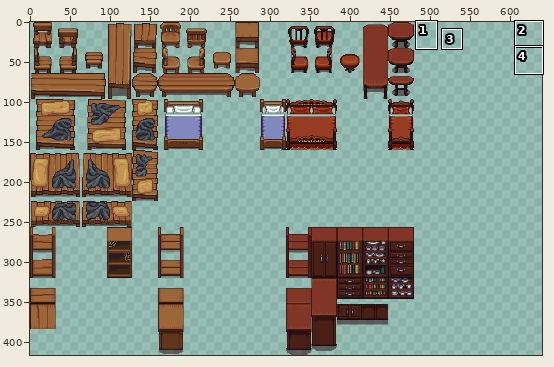
Sprite sheet, stored at GielinorAdventures.Data/Content/World/Terrain/furniture-home.png. Above, an overview of the earlier version with the close-up marked.
Close-up. Before the edit:
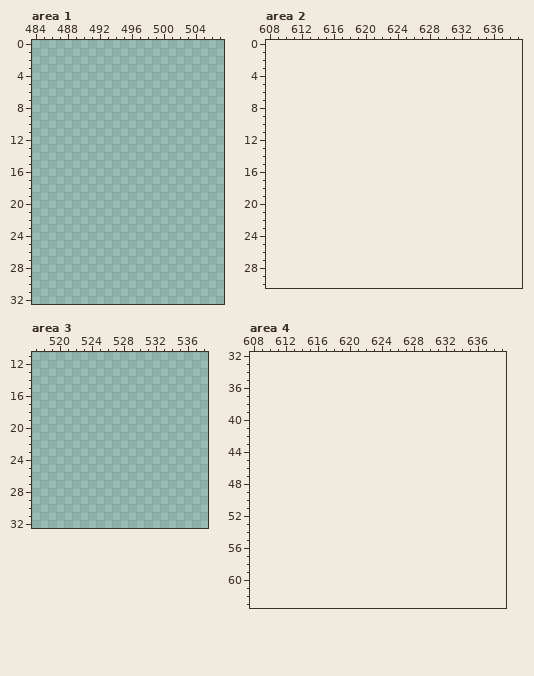
The file is 544x416 pixels. Colours within 5 levels of each other are drawn and written as one. Shown: area 1: x 484..507, y 0..32; area 2: x 608..639, y 0..30; area 3: x 517..538, y 11..32; area 4: x 608..639, y 32..63. The old version is drawn lined up with the new one, on the new canvas. The commit also changed other parts of the picture, which this record leaves out.
After the commit:
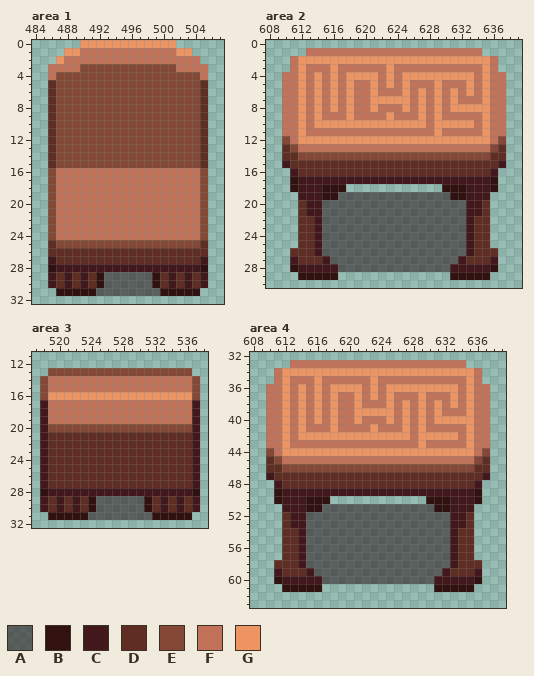
Palette (. is transparent): A #32212599  B #311210  C #43181c  D #5f2d22  E #854837  F #c27258  G #ee9463
Diff:
canvas 544x416 -> 640x416
--- area 1
@@ x 484..507 @@
- 0 ........................
- 1 ........................
- 2 ........................
- 3 ........................
- 4 ........................
- 5 ........................
- 6 ........................
- 7 ........................
- 8 ........................
- 9 ........................
-10 ........................
-11 ........................
-12 ........................
-13 ........................
-14 ........................
-15 ........................
-16 ........................
-17 ........................
-18 ........................
-19 ........................
-20 ........................
-21 ........................
-22 ........................
-23 ........................
-24 ........................
-25 ........................
-26 ........................
-27 ........................
-28 ........................
-29 ........................
-30 ........................
-31 ........................
+ 0 ......GGGGGGGGGGGG......
+ 1 ....GGFFFFFFFFFFFFGG....
+ 2 ...GFFFFFFFFFFFFFFFFF...
+ 3 ..FFFFEEEEEEEEEEEEFFFF..
+ 4 ..FEEEEEEEEEEEEEEEEEEF..
+ 5 ..DEEEEEEEEEEEEEEEEEED..
+ 6 ..DEEEEEEEEEEEEEEEEEED..
+ 7 ..DEEEEEEEEEEEEEEEEEED..
+ 8 ..DEEEEEEEEEEEEEEEEEED..
+ 9 ..DEEEEEEEEEEEEEEEEEED..
+10 ..DEEEEEEEEEEEEEEEEEED..
+11 ..DEEEEEEEEEEEEEEEEEED..
+12 ..DEEEEEEEEEEEEEEEEEED..
+13 ..DEEEEEEEEEEEEEEEEEED..
+14 ..DEEEEEEEEEEEEEEEEEED..
+15 ..DEEEEEEEEEEEEEEEEEED..
+16 ..EFFFFFFFFFFFFFFFFFFE..
+17 ..EFFFFFFFFFFFFFFFFFFE..
+18 ..EFFFFFFFFFFFFFFFFFFE..
+19 ..EFFFFFFFFFFFFFFFFFFE..
+20 ..EFFFFFFFFFFFFFFFFFFE..
+21 ..EFFFFFFFFFFFFFFFFFFE..
+22 ..EFFFFFFFFFFFFFFFFFFE..
+23 ..EFFFFFFFFFFFFFFFFFFE..
+24 ..EFFFFFFFFFFFFFFFFFFE..
+25 ..DEEEEEEEEEEEEEEEEEED..
+26 ..DDDDDDDDDDDDDDDDDDDD..
+27 ..CDDDDDDDDDDDDDDDDDDC..
+28 ..BCCCCCCCCCCCCCCCCCCB..
+29 ..CDCDCDBAAAAAABDCDCDC..
+30 ..CDCDCDBAAAAAABDCDCDC..
+31 ...BBBBBAAAAAAAABBBBB...
 32 ........................
--- area 2
@@ x 608..639 @@
  0 ................................
- 1 ................................
- 2 ................................
- 3 ................................
- 4 ................................
- 5 ................................
- 6 ................................
- 7 ................................
- 8 ................................
- 9 ................................
-10 ................................
-11 ................................
-12 ................................
-13 ................................
-14 ................................
-15 ................................
-16 ................................
-17 ................................
-18 ................................
-19 ................................
-20 ................................
-21 ................................
-22 ................................
-23 ................................
-24 ................................
-25 ................................
-26 ................................
-27 ................................
-28 ................................
-29 ................................
+ 1 .....FFFFFFFFFFFFFFFFFFFFFF.....
+ 2 ...FGGGGGGGGGGGGGGGGGGGGGGGGF...
+ 3 ...FGFFFGFFFFFFGFFFFFFFFFFFGF...
+ 4 ..FFGFGFGFGGGGFGFGGGGGGGGGFGFF..
+ 5 ..FFGFGFGFGFFGFGFGFFFGFFFGFGFF..
+ 6 ..FFGFGFGFGFFGFFFGFGFGFGFGFGFF..
+ 7 ..FFGFGFGFGFFGGGGGFGFGFGFFFGFF..
+ 8 ..FFGFGFGFGFFGFFFGFGFGFGGGGGFF..
+ 9 ..FFGFGFFFGFFFFGFFFGFGFFFFFGFF..
+10 ..FFGFGGGGGGGGGGGGGGFGGGGGFGFF..
+11 ..FFGFFFFFFFFFFFFFFFFGFFFFFGFF..
+12 ..EFGGGGGGGGGGGGGGGGGGGGGGGGFE..
+13 ..DEFFFFFFFFFFFFFFFFFFFFFFFFED..
+14 ..DDEEEEEEEEEEEEEEEEEEEEEEEEDD..
+15 ..CDDDDDDDDDDDDDDDDDDDDDDDDDDC..
+16 ...CDDDDDDDDDDDDDDDDDDDDDDDDC...
+17 ...BCCCCCCCCCCCCCCCCCCCCCCCCB...
+18 ...BCCCBBB............BBBCCCB...
+19 ....CCCBBAAAAAAAAAAAAAABBCCC....
+20 ....DCCAAAAAAAAAAAAAAAAAACCD....
+21 ....DCCAAAAAAAAAAAAAAAAAACCD....
+22 ....DDCAAAAAAAAAAAAAAAAAACDD....
+23 ....DDCAAAAAAAAAAAAAAAAAACDD....
+24 ....DDCAAAAAAAAAAAAAAAAAACDD....
+25 ....DDCAAAAAAAAAAAAAAAAAACDD....
+26 ...DDDCAAAAAAAAAAAAAAAAAACDDD...
+27 ...CDDDCAAAAAAAAAAAAAAAACDDDC...
+28 ...BCCCCCAAAAAAAAAAAAAACCCCCB...
+29 ....BBBBB..............BBBBB....
 30 ................................
--- area 3
@@ x 517..538 @@
 12 ......................
-13 ......................
-14 ......................
-15 ......................
-16 ......................
-17 ......................
-18 ......................
-19 ......................
-20 ......................
-21 ......................
-22 ......................
-23 ......................
-24 ......................
-25 ......................
-26 ......................
-27 ......................
-28 ......................
-29 ......................
-30 ......................
-31 ......................
+13 ..EEEEEEEEEEEEEEEEEE..
+14 .EFFFFFFFFFFFFFFFFFFE.
+15 .EFFFFFFFFFFFFFFFFFFE.
+16 .EGGGGGGGGGGGGGGGGGGE.
+17 .CFFFFFFFFFFFFFFFFFFC.
+18 .CFFFFFFFFFFFFFFFFFFC.
+19 .CFFFFFFFFFFFFFFFFFFC.
+20 .CEEEEEEEEEEEEEEEEEEC.
+21 .CDDDDDDDDDDDDDDDDDDC.
+22 .CDDDDDDDDDDDDDDDDDDC.
+23 .CDDDDDDDDDDDDDDDDDDC.
+24 .CDDDDDDDDDDDDDDDDDDC.
+25 .CDDDDDDDDDDDDDDDDDDC.
+26 .CDDDDDDDDDDDDDDDDDDC.
+27 .CDDDDDDDDDDDDDDDDDDC.
+28 .BCCCCCCCCCCCCCCCCCCB.
+29 .CDCDCDBAAAAAABDCDCDC.
+30 .CDCDCDBAAAAAABDCDCDC.
+31 ..BBBBBAAAAAAAABBBBB..
 32 ......................
--- area 4
@@ x 608..639 @@
 32 ................................
-33 ................................
-34 ................................
-35 ................................
-36 ................................
-37 ................................
-38 ................................
-39 ................................
-40 ................................
-41 ................................
-42 ................................
-43 ................................
-44 ................................
-45 ................................
-46 ................................
-47 ................................
-48 ................................
-49 ................................
-50 ................................
-51 ................................
-52 ................................
-53 ................................
-54 ................................
-55 ................................
-56 ................................
-57 ................................
-58 ................................
-59 ................................
-60 ................................
-61 ................................
+33 .....FFFFFFFFFFFFFFFFFFFFFF.....
+34 ...FGGGGGGGGGGGGGGGGGGGGGGGGF...
+35 ...FGFFFGFFFFFFGFFFFFFFFFFFGF...
+36 ..FFGFGFGFGGGGFGFGGGGGGGGGFGFF..
+37 ..FFGFGFGFGFFGFGFGFFFGFFFGFGFF..
+38 ..FFGFGFGFGFFGFFFGFGFGFGFGFGFF..
+39 ..FFGFGFGFGFFGGGGGFGFGFGFFFGFF..
+40 ..FFGFGFGFGFFGFFFGFGFGFGGGGGFF..
+41 ..FFGFGFFFGFFFFGFFFGFGFFFFFGFF..
+42 ..FFGFGGGGGGGGGGGGGGFGGGGGFGFF..
+43 ..FFGFFFFFFFFFFFFFFFFGFFFFFGFF..
+44 ..EFGGGGGGGGGGGGGGGGGGGGGGGGFE..
+45 ..DEFFFFFFFFFFFFFFFFFFFFFFFFED..
+46 ..DDEEEEEEEEEEEEEEEEEEEEEEEEDD..
+47 ..CDDDDDDDDDDDDDDDDDDDDDDDDDDC..
+48 ...CDDDDDDDDDDDDDDDDDDDDDDDDC...
+49 ...BCCCCCCCCCCCCCCCCCCCCCCCCB...
+50 ...BCCCBBB............BBBCCCB...
+51 ....CCCBBAAAAAAAAAAAAAABBCCC....
+52 ....DCCAAAAAAAAAAAAAAAAAACCD....
+53 ....DCCAAAAAAAAAAAAAAAAAACCD....
+54 ....DDCAAAAAAAAAAAAAAAAAACDD....
+55 ....DDCAAAAAAAAAAAAAAAAAACDD....
+56 ....DDCAAAAAAAAAAAAAAAAAACDD....
+57 ....DDCAAAAAAAAAAAAAAAAAACDD....
+58 ...DDDCAAAAAAAAAAAAAAAAAACDDD...
+59 ...CDDDCAAAAAAAAAAAAAAAACDDDC...
+60 ...BCCCCCAAAAAAAAAAAAAACCCCCB...
+61 ....BBBBB..............BBBBB....
 62 ................................
Pixel boxes of the changes (left, top, right, bottom) in both close-ups:
added: (48, 40, 208, 296)
added: (282, 48, 506, 280)
added: (40, 368, 200, 520)
added: (266, 360, 490, 592)
